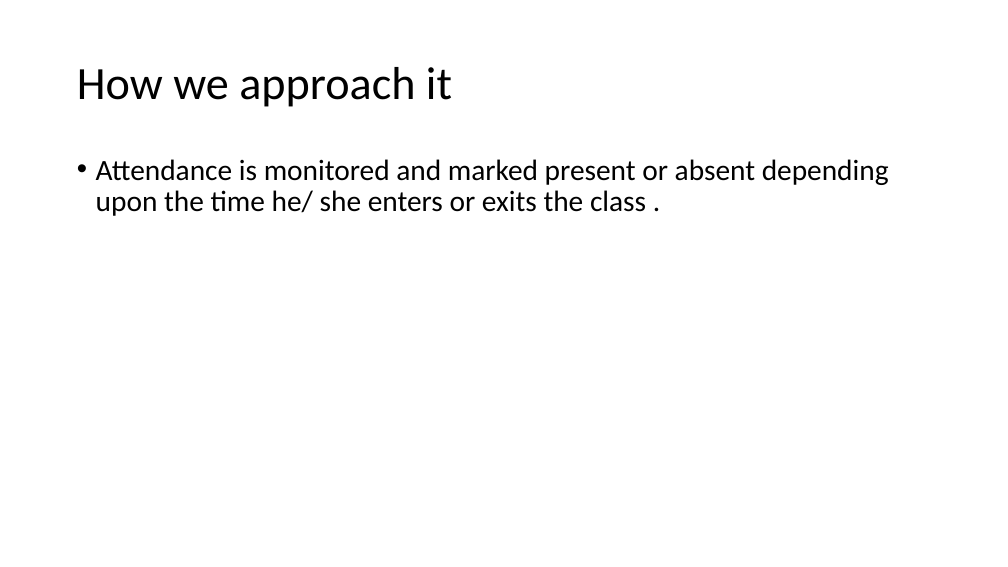
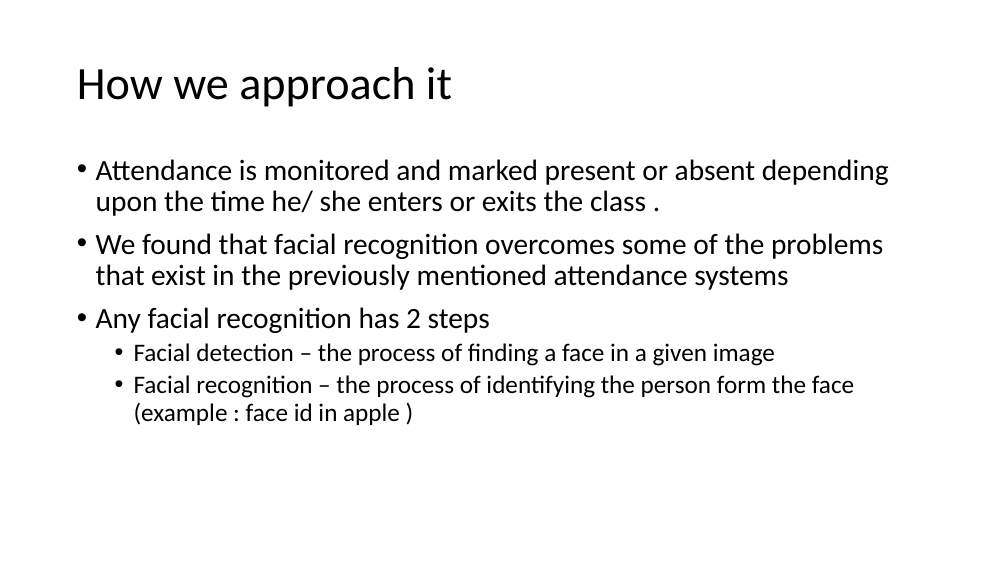
Before and after one commit to Chandru-crypted/Attendance_system_using_facial_recognition, a slide deck: slide 8 of Problem statement.pptx (slide 4 before the commit). Drawn at 1008x567 pixels with LibreOffice and Linux fonts; fonts in the diff are those of the drawing. Boxes give left, top, right and bottom in pixels: in the first picture for what was removed or moved away, otherwise in the second. Text is boxed around its words. In the diff, an @@ line names an element or a change of style, - is before the commit and + after.

Commit message:
Edited problem statement ppt
Edited problem statement ppt

```diff
--- a/Problem statement.pptx
+++ b/Problem statement.pptx
@@ text at [96,233,883,425]: paragraphs added @@
+• We found that facial recognition overcomes some of the problems that exist in the previously mentioned attendance systems
+• Any facial recognition has 2 steps
+  • Facial detection – the process of finding a face in a given image
+  • Facial recognition – the process of identifying the person form the face (example : face id in apple )
```
Also in this commit, not shown: 1 other slide changed, 5 slides added.
